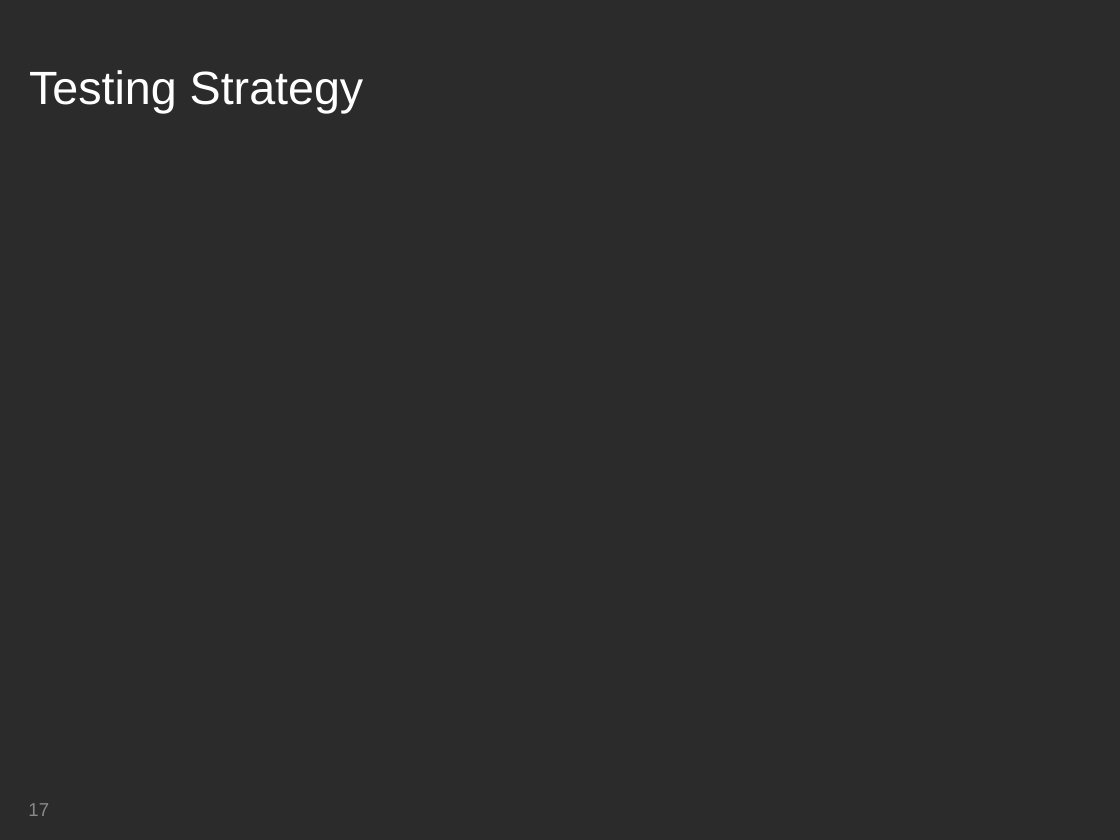
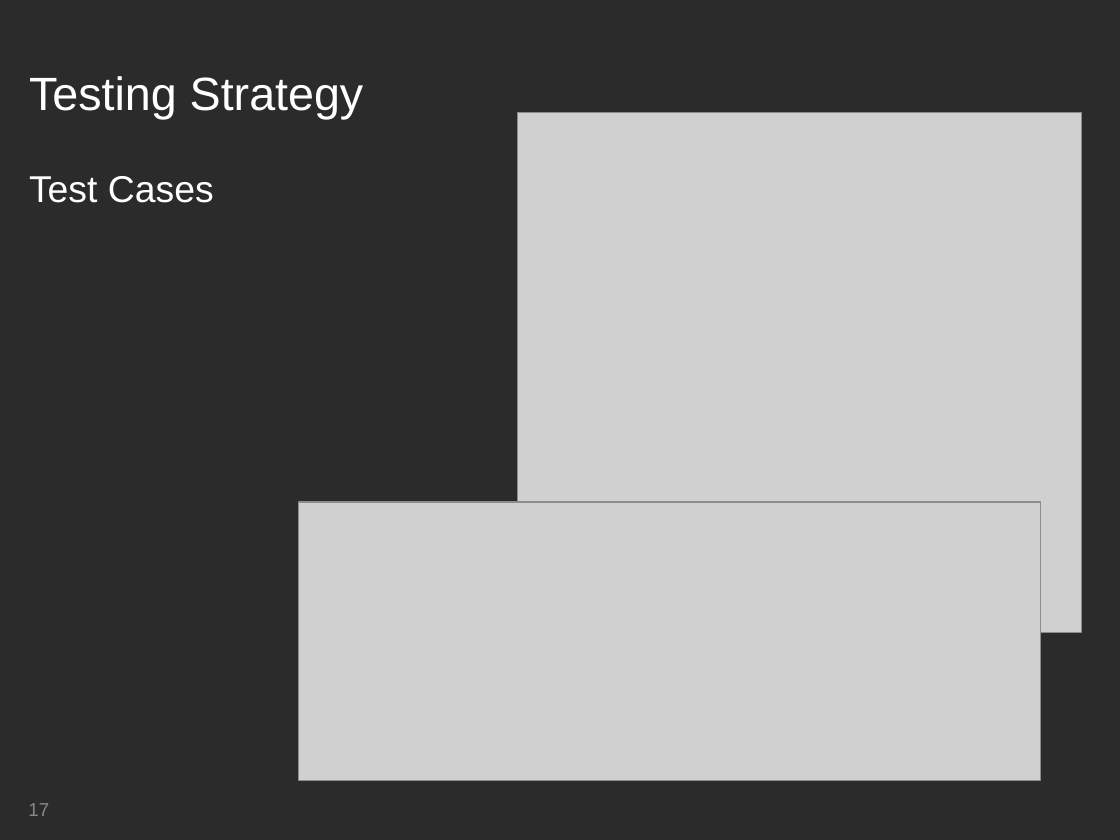
Before and after one commit to MissNanLankwtosh/mateuszgolabc, a slide deck: slide 17 of Presentation/Group Presentation - Csaba.ppt. Drawn at 1120x840 pixels with LibreOffice and Linux fonts; fonts in the diff are those of the drawing; grey boxes stand for pictures; background and template pictures are left out; a plain dark background stands for a picture behind light text. Boxes give left, top, right and bottom in pixels: in the first picture for what was removed or moved away, otherwise in the second. Text is boxed around its words. In the diff, an @@ line names an element or a change of style, - is before the commit and + after.

```diff
--- a/Presentation/Group Presentation - Csaba.ppt
+++ b/Presentation/Group Presentation - Csaba.ppt
@@ title at [29, 76, 364, 203]: text changed @@
-Testing Strategy
+Testing Strategy
+Test Cases
@@ picture added at [517, 112, 1082, 633] @@
@@ picture added at [299, 502, 1040, 781] @@
```
Also in this commit, not shown: 4 slides added, 4 slides removed.
